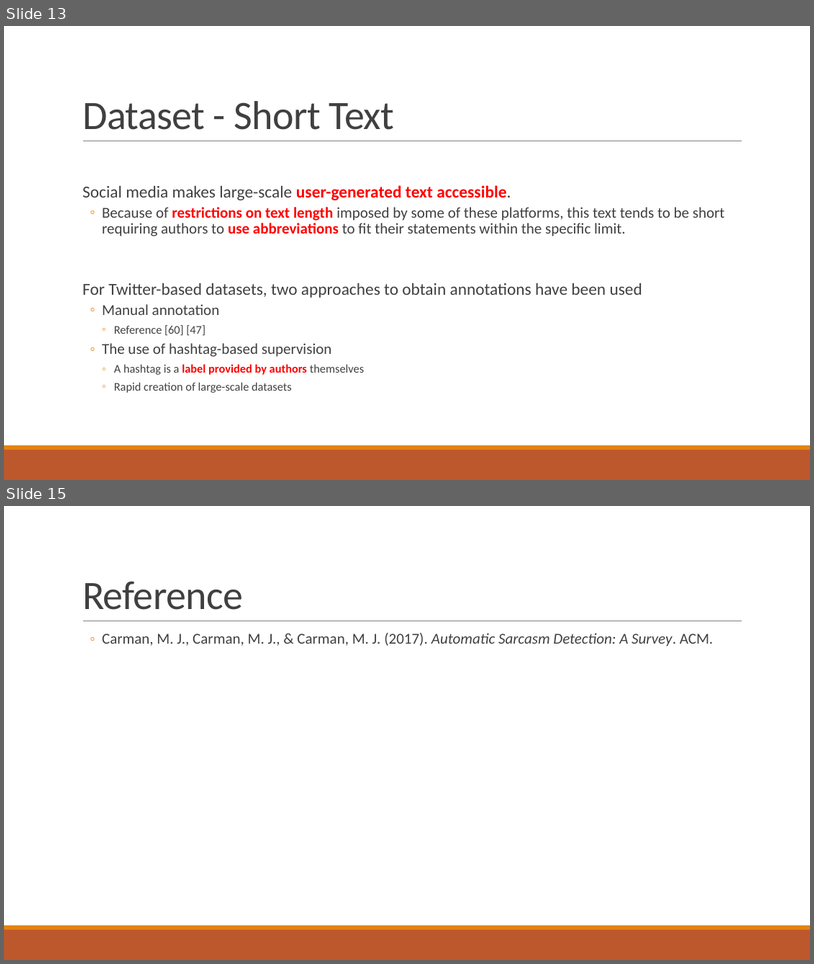
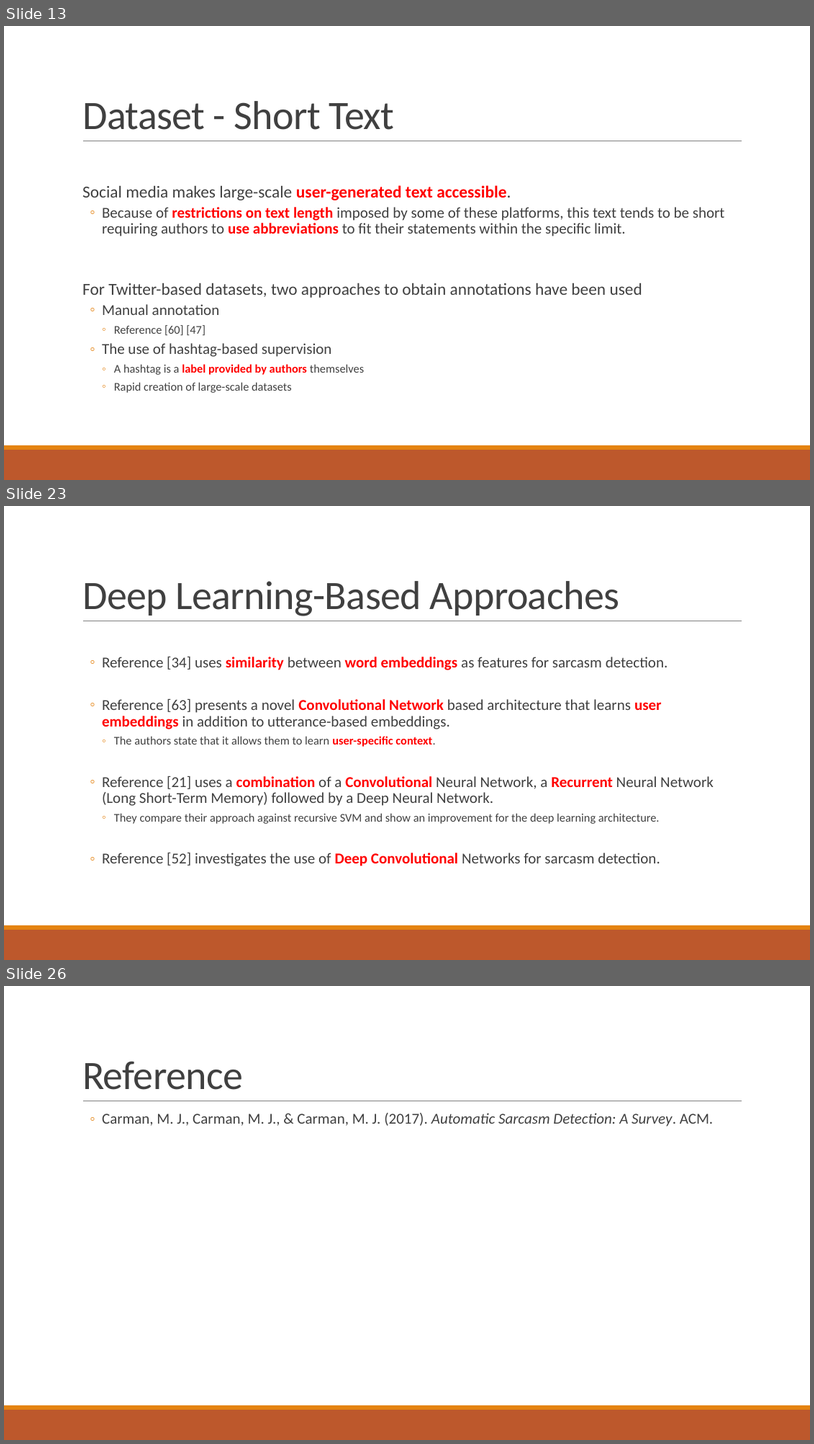
Before and after one commit to liangxh/grad, a slide deck: [文献调研] Automatic Sarcasm Detection A Survey.pptx. Shown one above the other, each under a label of ours: slides 13 and 15 before the commit, slides 13, 23 and 26 after it; the slides between them are not shown. The pictures are 814x964 and 814x1444 pixels, drawn with LibreOffice and Linux fonts; fonts in the diff are those of the drawing. Boxes give left, top, right and bottom in pixels: in the first picture for what was removed or moved away, otherwise in the second. Text is boxed around its words. In the diff, an @@ line names an element or a change of style, - is before the commit and + after.

```diff
--- a/[文献调研] Automatic Sarcasm Detection A Survey.pptx
+++ b/[文献调研] Automatic Sarcasm Detection A Survey.pptx
@@ slide 23 added at (x1=4, y1=506, x2=810, y2=960), background #FFFFFF; not listed: 3 template elements that a slide beside it also shows @@
@@ title added at (x1=82, y1=581, x2=620, y2=616), 48 pt, text #404040 @@
+Deep Learning-Based Approaches
@@ text added at (x1=102, y1=656, x2=714, y2=866), 18 pt, text #404040 @@
+  ◦ Reference [34] uses similarity between word embeddings as features for sarcasm detection.
+  ◦ Reference [63] presents a novel Convolutional Network based architecture that learns user embeddings in addition to utterance-based embeddings.
+    ◦ The authors state that it allows them to learn user-specific context.
+  ◦ Reference [21] uses a combination of a Convolutional Neural Network, a Recurrent Neural Network (Long Short-Term Memory) followed by a Deep Neural Network.
+    ◦ They compare their approach against recursive SVM and show an improvement for the deep learning architecture.
+  ◦ Reference [52] investigates the use of Deep Convolutional Networks for sarcasm detection.
@@ what was slide 15 is now slide 26 @@
```
Also in this commit, not shown: 10 other slides added.
